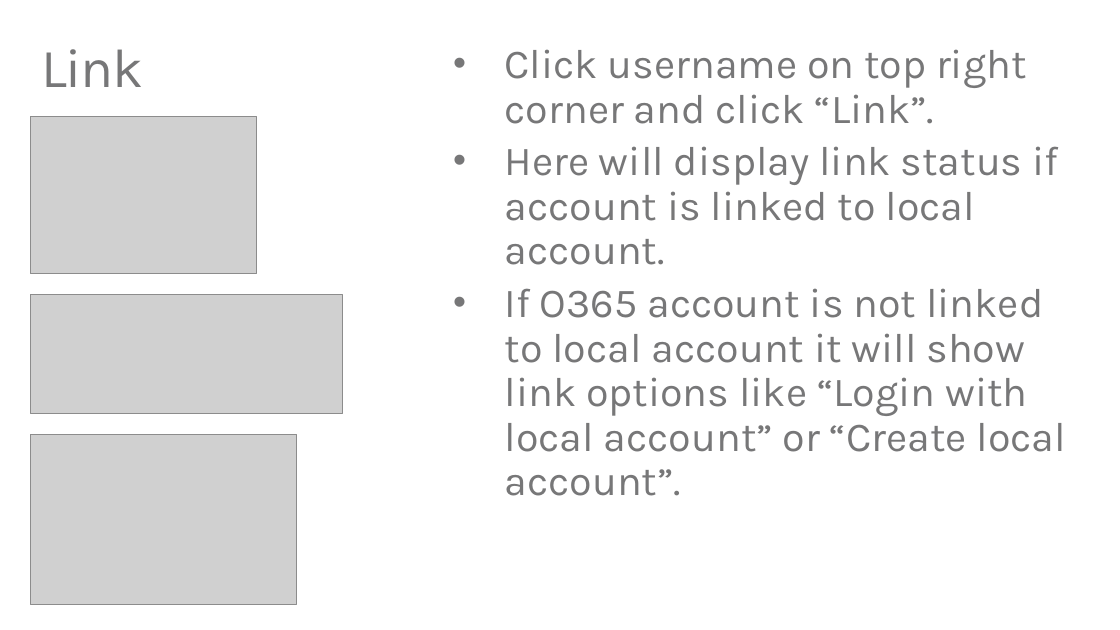
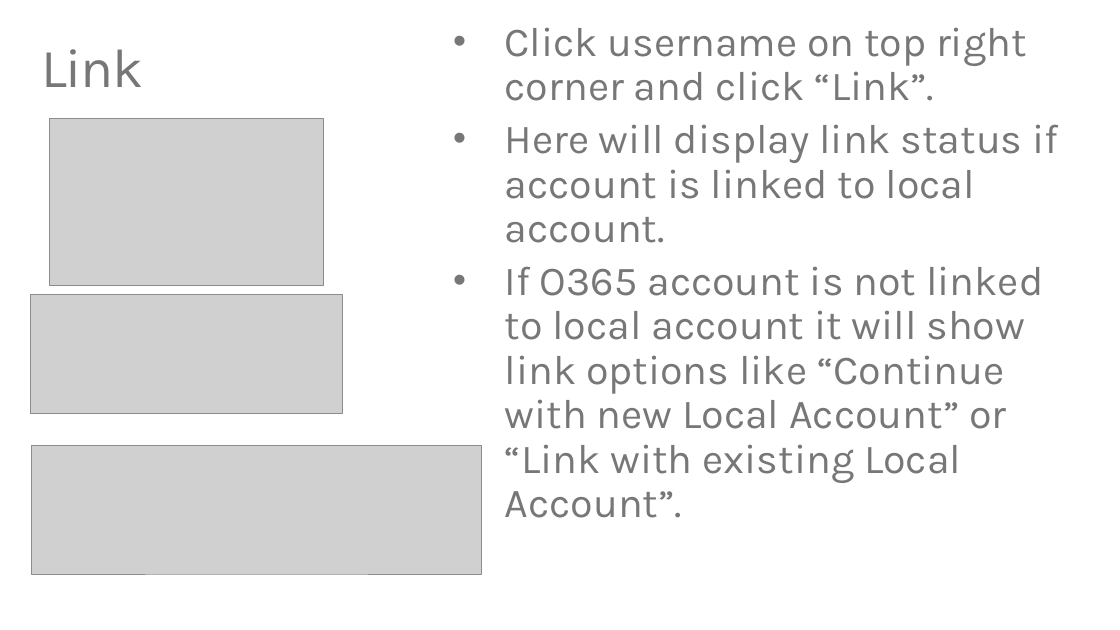
Before and after one commit to TylerLu/EDUGraphAPI-Angular, a slide deck: slide 31 of EDU GRAPH-API Demo Script.pptx (slide 29 before the commit). Drawn at 1120x630 pixels with LibreOffice and Linux fonts; fonts in the diff are those of the drawing; grey boxes stand for pictures. Boxes give left, top, right and bottom in pixels: in the first picture for what was removed or moved away, otherwise in the second. Text is boxed around its words. In the diff, an @@ line names an element or a change of style, - is before the commit and + after.

```diff
--- a/EDU GRAPH-API Demo Script.pptx
+++ b/EDU GRAPH-API Demo Script.pptx
@@ picture: place and size @@
-picture at bbox=[30, 116, 257, 273]
+picture at bbox=[49, 119, 324, 286]
@@ text at bbox=[505, 266, 1043, 518]: text changed @@
-• If O365 account is not linked to local account it will show link options like “Login with local account” or “Create local account”.
+• If O365 account is not linked to local account it will show link options like “Continue with new Local Account” or “Link with existing Local Account”.
@@ picture removed at bbox=[30, 435, 297, 604] @@
@@ picture added at bbox=[31, 446, 482, 574] @@
```
Also in this commit, not shown: 21 other slides changed, 3 slides added, 4 other files.
